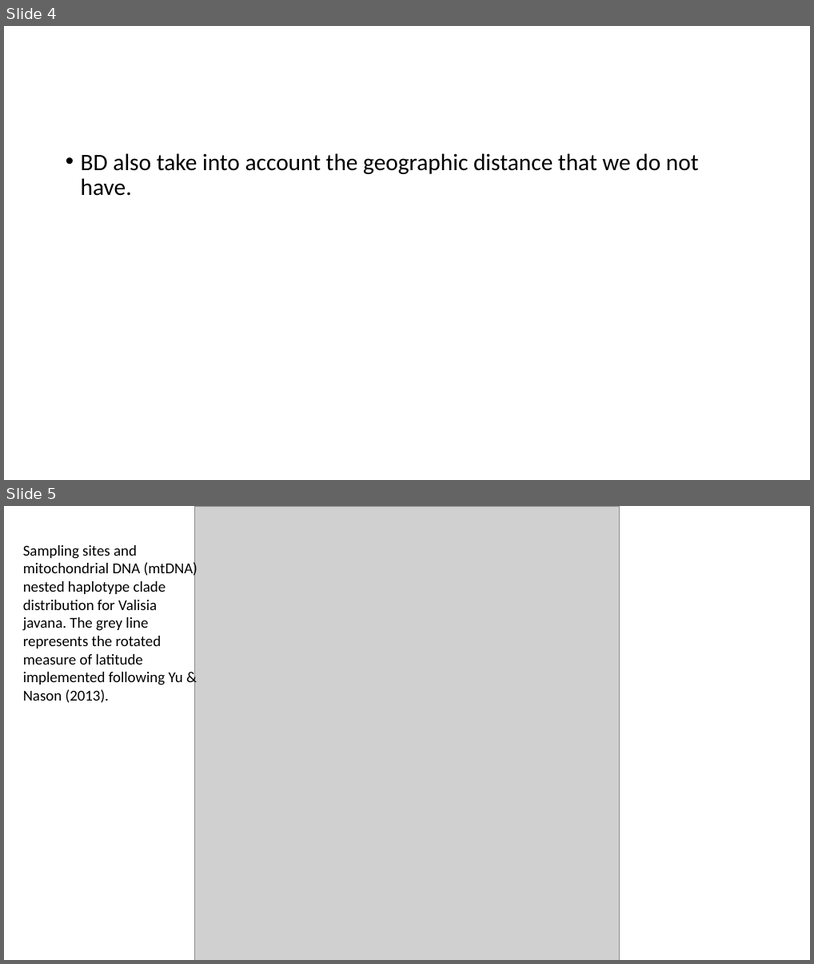
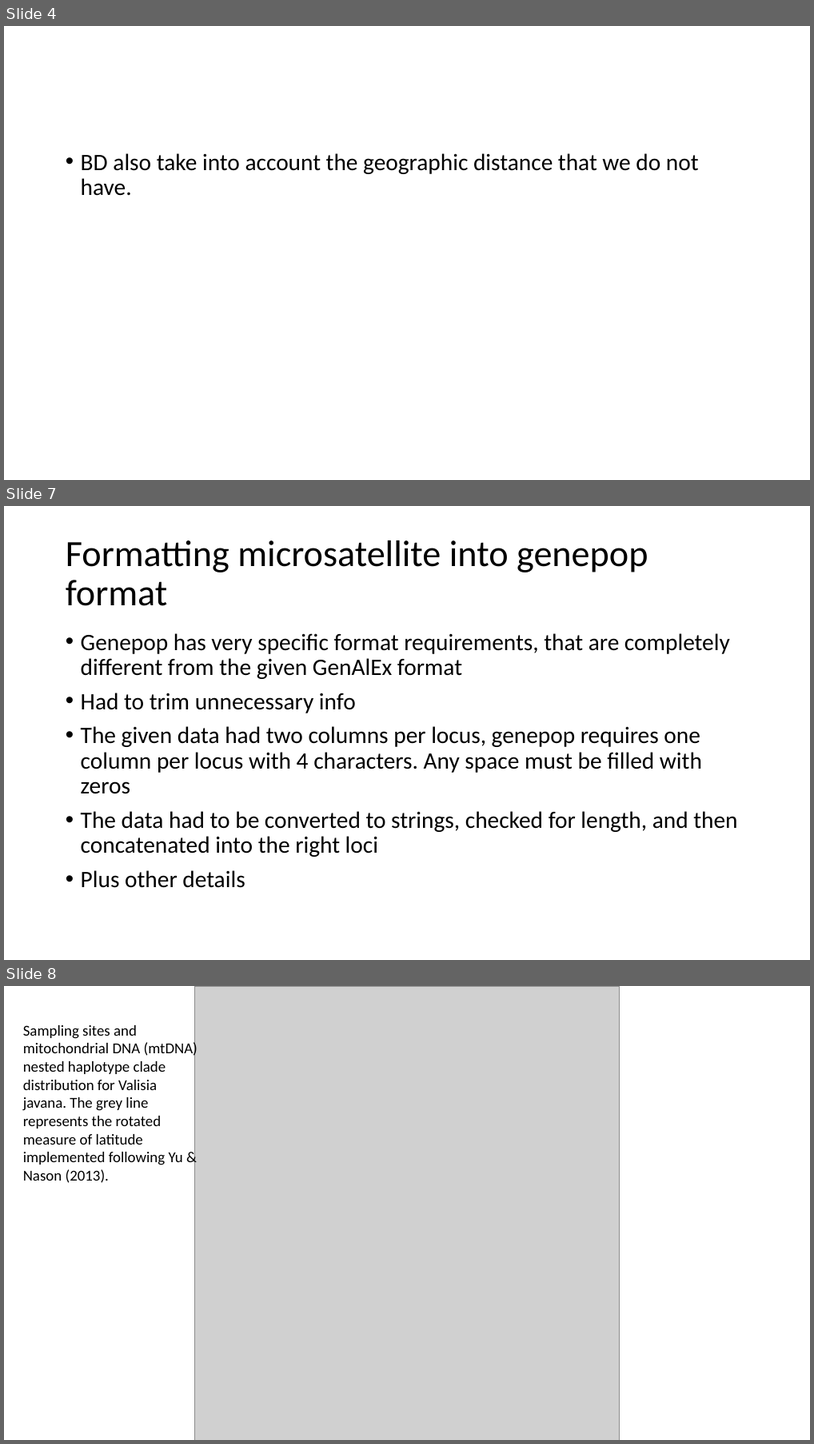
Before and after one commit to ashleyp1/BCB546X_Final_Project, a slide deck: PowerPoint Presentation for Final.pptx. Shown one above the other, each under a label of ours: slides 4 and 5 before the commit, slides 4, 7 and 8 after it; the slides between them are not shown. The pictures are 814x964 and 814x1444 pixels, drawn with LibreOffice and Linux fonts; fonts in the diff are those of the drawing; grey boxes stand for pictures. Boxes give left, top, right and bottom in pixels: in the first picture for what was removed or moved away, otherwise in the second. Text is boxed around its words. In the diff, an @@ line names an element or a change of style, - is before the commit and + after.

```diff
--- a/PowerPoint Presentation for Final.pptx
+++ b/PowerPoint Presentation for Final.pptx
@@ slide 7 added at [4,506,810,960], background #FFFFFF @@
@@ title added at [66,540,648,606], 44 pt, text #000000 @@
+Formatting microsatellite into genepop format
@@ text added at [81,633,738,888], 28 pt, text #000000 @@
+• Genepop has very specific format requirements, that are completely different from the given GenAlEx format
+• Had to trim unnecessary info
+• The given data had two columns per locus, genepop requires one column per locus with 4 characters. Any space must be filled with zeros
+• The data had to be converted to strings, checked for length, and then concatenated into the right loci
+• Plus other details
@@ what was slide 5 is now slide 8 @@
```
Also in this commit, not shown: 2 slides changed, 3 other slides added, 7 slides removed.
